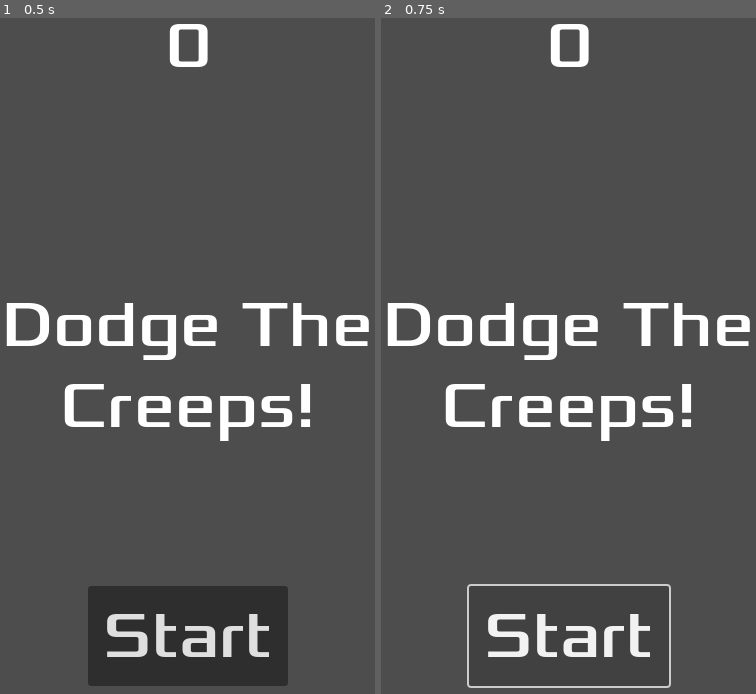
Above: before the commit, frames 1-2 (left to right).
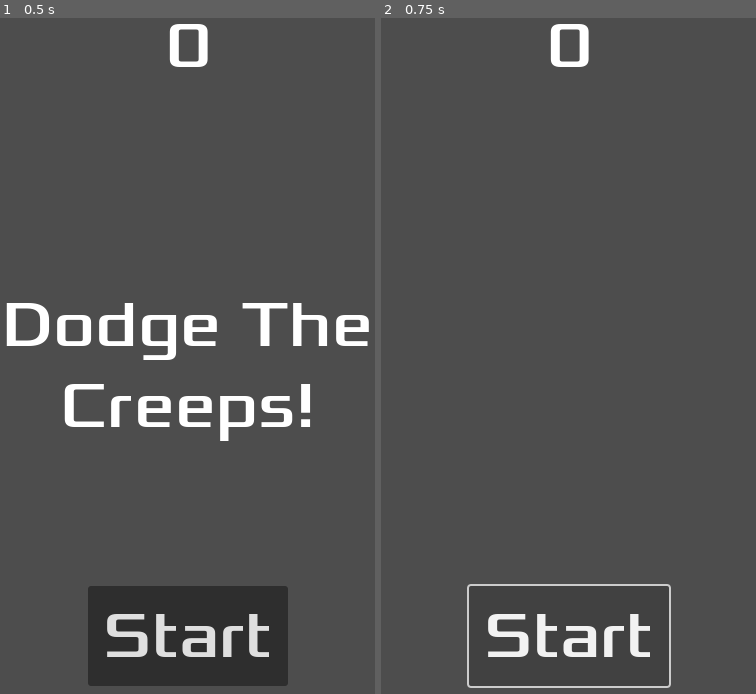
Above: after the commit, the same moments.

Repository: Mintteacup/DodgeTheCreeps-Godot-4
Game: Godot game, scene res://hud.tscn
The game is run twice, just before and just after one commit, with the same random seed, the same clock (stepped at 60 frames per second) and the same inputs. This scene is started directly instead of the project's main scene.
Inputs:
- Up to frame 1 (0.5 s): no input
- Up to frame 2 (0.75 s): click "Start" at 0.5 s

Frame 1 is identical in both runs. In frame 2, 4.1% of the frame differs, in the area x 1-99%, y 42-63%.

Commit message:
Update hud.tscn

Diff:
--- a/hud.tscn
+++ b/hud.tscn
@@ -59,3 +59,6 @@
 [node name="MessageTimer" type="Timer" parent="."]
 wait_time = 2.0
 one_shot = true
+
+[connection signal="pressed" from="StartButton" to="." method="_on_start_button_pressed"]
+[connection signal="timeout" from="MessageTimer" to="." method="_on_message_timer_timeout"]
